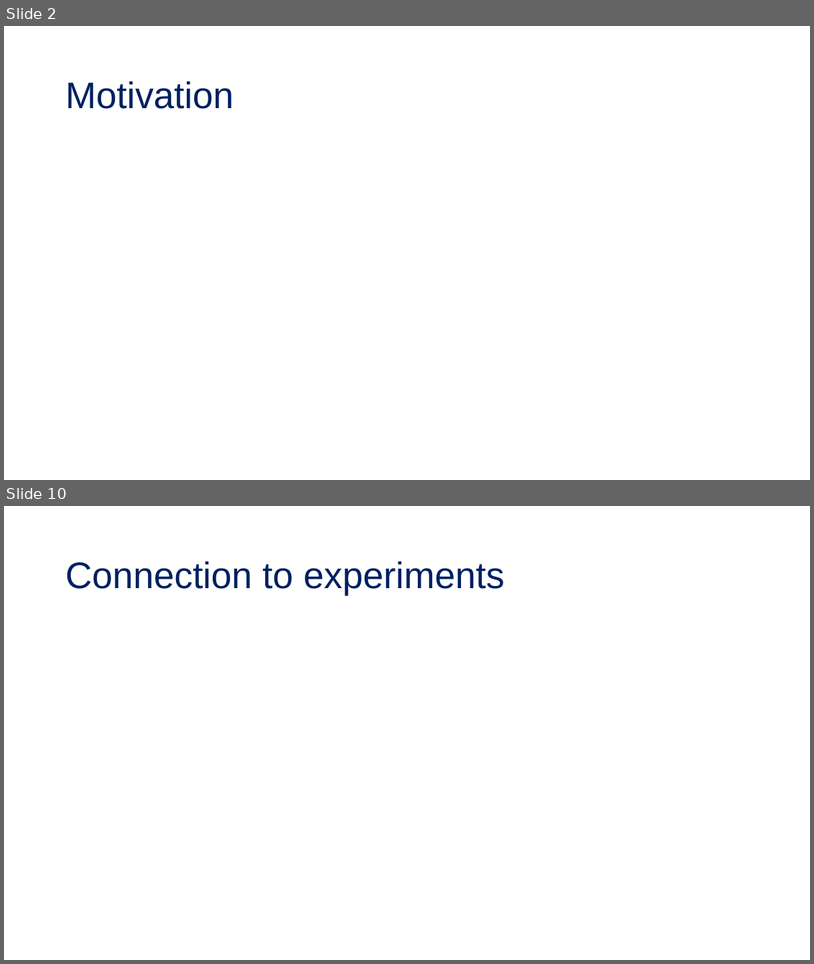
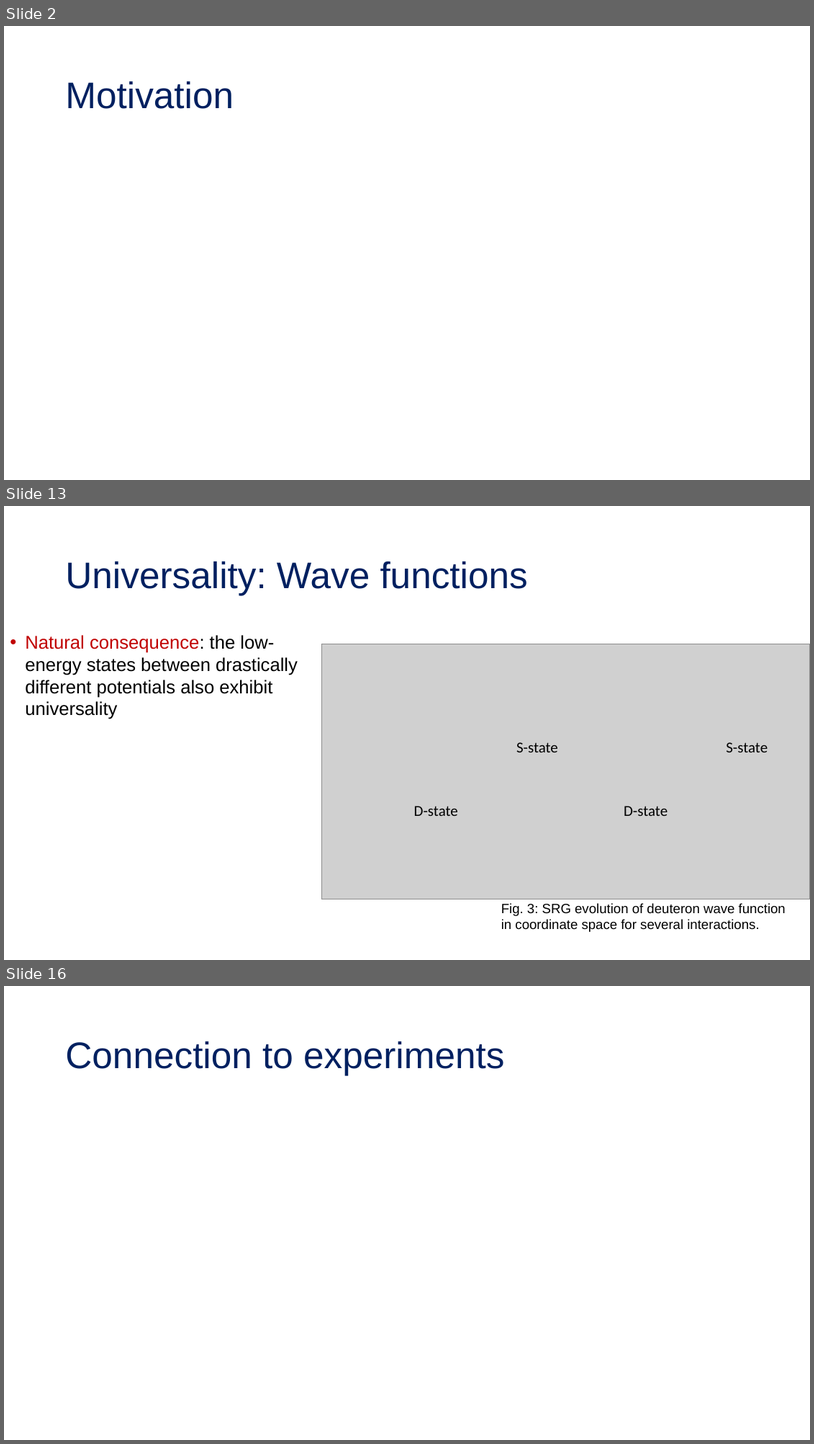
Before and after one commit to tropiano4/tropiano-srg, a slide deck: Presentations/NUCLEI_June2020/tropiano_nuclei_2020.pptx. Shown one above the other, each under a label of ours: slides 2 and 10 before the commit, slides 2, 13 and 16 after it; the slides between them are not shown. The pictures are 814x964 and 814x1444 pixels, drawn with LibreOffice and Linux fonts; fonts in the diff are those of the drawing; grey boxes stand for pictures. Boxes give left, top, right and bottom in pixels: in the first picture for what was removed or moved away, otherwise in the second. Text is boxed around its words. In the diff, an @@ line names an element or a change of style, - is before the commit and + after.

```diff
--- a/Presentations/NUCLEI_June2020/tropiano_nuclei_2020.pptx
+++ b/Presentations/NUCLEI_June2020/tropiano_nuclei_2020.pptx
@@ slide 13 added at box(4, 506, 810, 960), background #FFFFFF @@
@@ title added at box(65, 561, 528, 596), 44 pt, text #002060 @@
+Universality: Wave functions
@@ text added at box(25, 635, 298, 719), 22 pt, text #000000 @@
+• Natural consequence: the low-energy states between drastically different potentials also exhibit universality
@@ picture added at box(322, 644, 810, 899) @@
@@ text added at box(517, 742, 558, 752), 18 pt, text #000000 @@
+S-state
@@ text added at box(726, 742, 768, 752), 18 pt, text #000000 @@
+S-state
@@ text added at box(414, 806, 458, 816), 18 pt, text #000000 @@
+D-state
@@ text added at box(624, 806, 668, 816), 18 pt, text #000000 @@
+D-state
@@ text added at box(502, 903, 786, 932), 16 pt, text #000000 @@
+Fig. 3: SRG evolution of deuteron wave function in coordinate space for several interactions.
@@ what was slide 10 is now slide 16 @@
```
Also in this commit, not shown: 7 slides changed, 14 other slides added, 9 slides removed.
